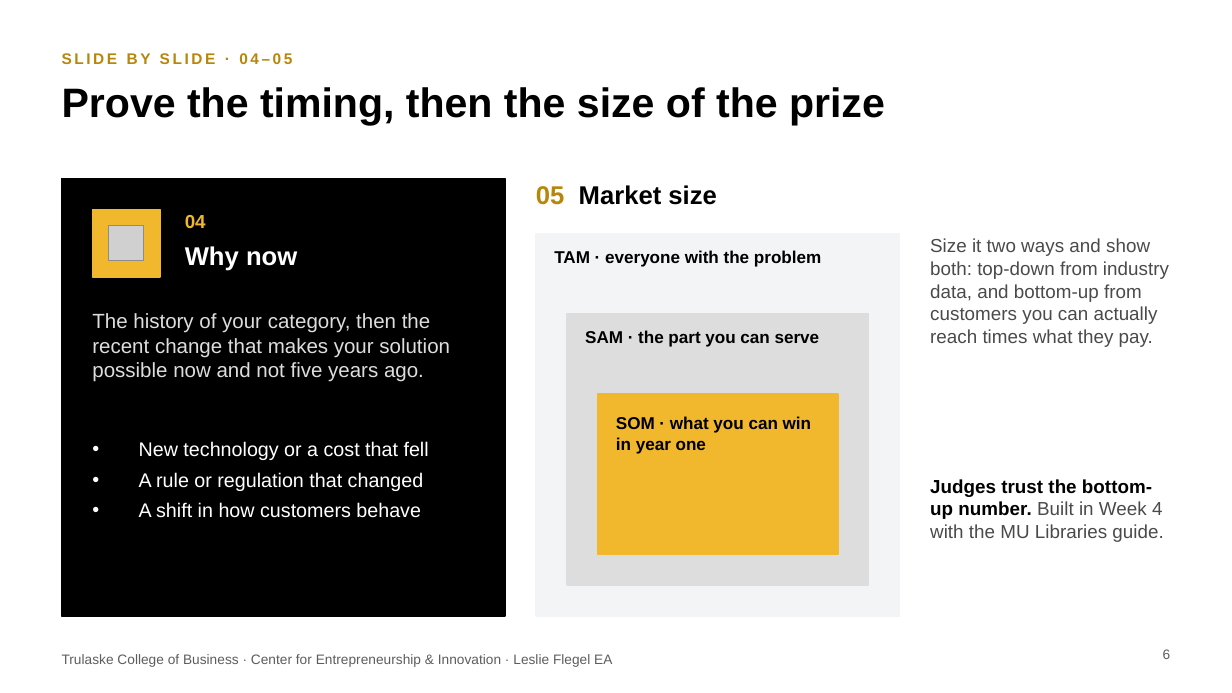
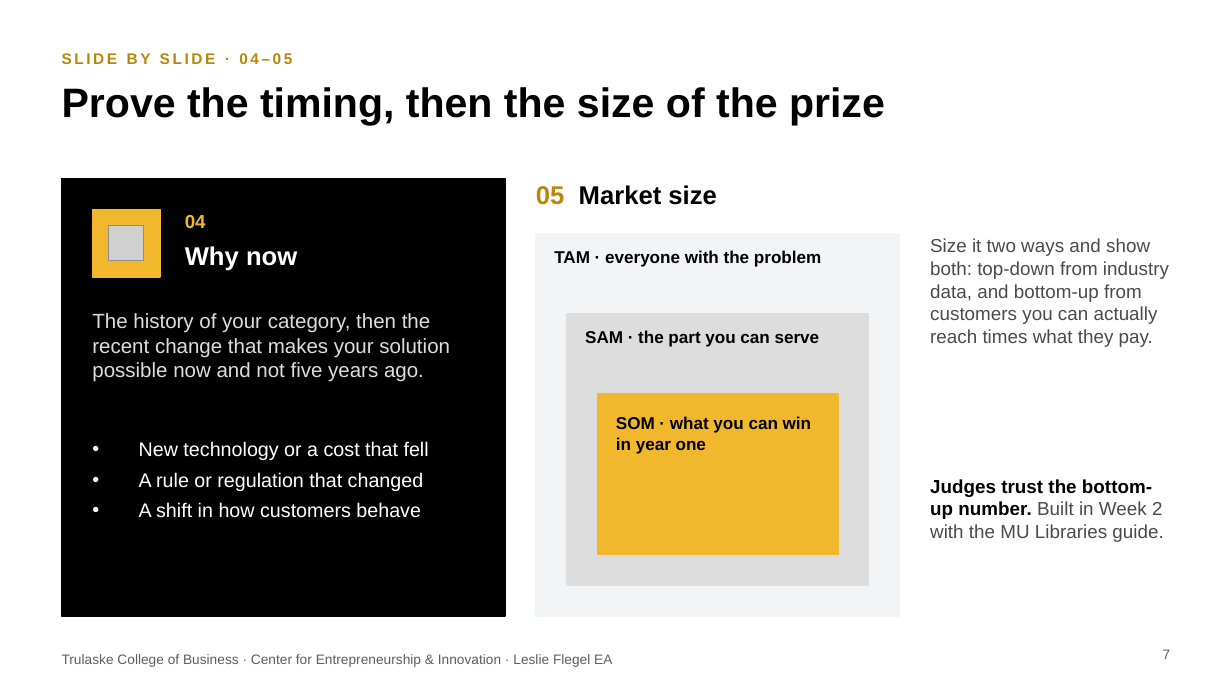
Before and after one commit to nfajors/CEI, a slide deck: slide 7 of assets/ea/ea-week6-learning-to-pitch.pptx (slide 6 before the commit). Drawn at 1232x693 pixels with LibreOffice and Linux fonts; fonts in the diff are those of the drawing; grey boxes stand for pictures. Boxes give left, top, right and bottom in pixels: in the first picture for what was removed or moved away, otherwise in the second. Text is boxed around its words. In the diff, an @@ line names an element or a change of style, - is before the commit and + after.

```diff
--- a/assets/ea/ea-week6-learning-to-pitch.pptx
+++ b/assets/ea/ea-week6-learning-to-pitch.pptx
@@ text at (x1=930, y1=479, x2=1163, y2=542): text changed @@
-Judges trust the bottom-up number. Built in Week 4 with the MU Libraries guide.
+Judges trust the bottom-up number. Built in Week 2 with the MU Libraries guide.
@@ page number at (x1=1163, y1=649, x2=1171, y2=659): text changed @@
-6
+7
```
Also in this commit, not shown: 9 other slides changed, 1 slide added, 13 other files.
